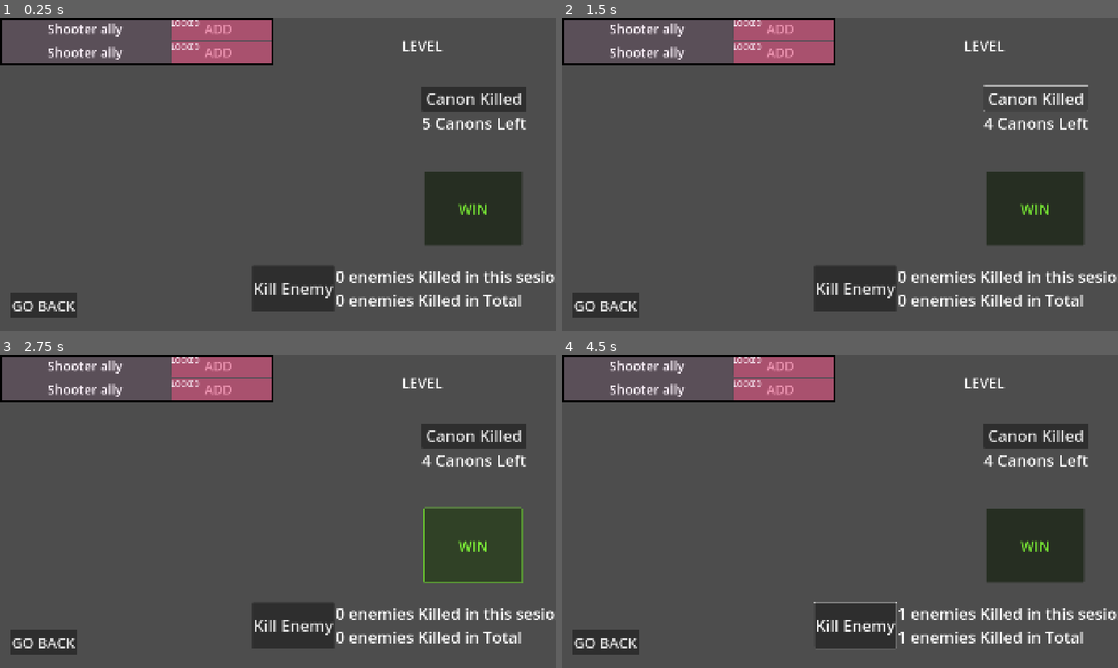
Above: before the commit, frames 1-4 (two rows, left to right).
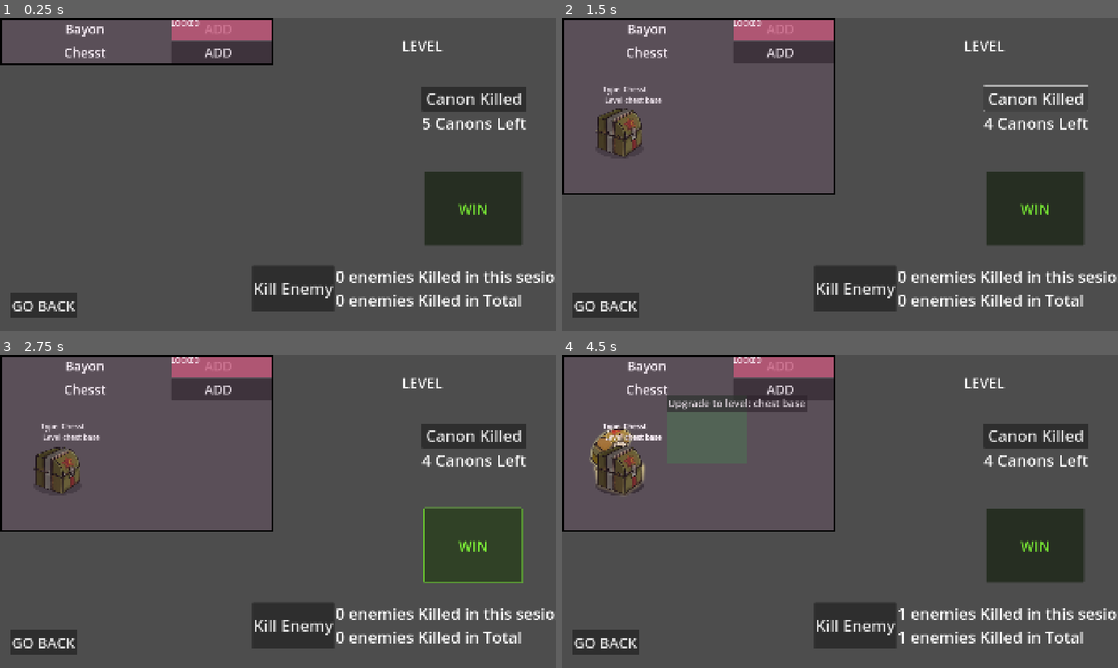
Above: after the commit, the same moments.

Repository: diablohumastudio/NvC-Data-Systems
Game: Godot game, scene res://screens/game/game.tscn
Same seed, same stepped clock (60 frames per second), same inputs: the game is played once before the commit and once after it. This scene is started directly instead of the project's main scene. The engine's default icon, where the game draws it, is replaced by a stand-in: a white triangle on a blue panel in a dark square.
Inputs (mouse positions are in pixels of both pictures, inside the frame that each line leads up to):
- Up to frame 1 (0.25 s): no input
- Up to frame 2 (1.5 s): click "ADD" at 0.5 s; click "Canon Killed" at 1.25 s
- Up to frame 3 (2.75 s): click "WIN" at 2 s
- Up to frame 4 (4.5 s): click "Kill Enemy" at 2.75 s; click "ADD" at 3.5 s; click (617, 452) at 4.27 s

The runs differ from the first frame. In frame 1, 1.8% of the frame differs, in the area x 8-49%, y 1-15%; in frame 2, 3.7%; in frame 3, 3.7%; in frame 4, 4.9%, in the area x 0-61%, y 1-94%.
Error before the commit: Invalid access to property or key 'ud_ally' on a base object of type 'Resource (Ally)'. (res://screens/game/allies_hud/ally_adder/ally_adder.gd:10)
Error after the commit: Invalid access to property or key 'id' on a base object of type 'Nil'. (res://screens/game/game.gd:23)

Commit message:
using new allies user_data structure in screens. some fixes in system to work: buyed_by_default property added; base level in ally and ud_ally

Diff:
--- a/data/game_characters/allies/res_data/data/bayonete_soldier.tres
+++ b/data/game_characters/allies/res_data/data/bayonete_soldier.tres
@@ -1,10 +1,10 @@
 [gd_resource type="Resource" script_class="Ally" load_steps=6 format=3 uid="uid://bxaddilaeyy62"]
 
 [ext_resource type="Script" uid="uid://ccntxav05c4k" path="res://data/game_characters/allies/res_data/model/ally.gd" id="1_i87kw"]
-[ext_resource type="Script" uid="uid://cp8n43lmapx8l" path="res://data/game_characters/allies/upgrades_data/model/ally_level.gd" id="1_m5mv6"]
+[ext_resource type="Resource" uid="uid://c4a462bjqt7xm" path="res://data/game_characters/allies/upgrades_data/data/shooter_ally/base_shot_lvl.tres" id="1_m5mv6"]
 [ext_resource type="PackedScene" uid="uid://oyoty7ffa6gl" path="res://game_characters_scenes/allies/shoter_ally/bayonet_soldier/bayonet_soldier.tscn" id="1_xbp7i"]
 [ext_resource type="Texture2D" uid="uid://clqhwebs0bq0b" path="res://data/game_characters/allies/res_data/assets/enemy_thumbnail_bayonet.png" id="2_xyo8g"]
-[ext_resource type="Resource" uid="uid://c4a462bjqt7xm" path="res://data/game_characters/allies/upgrades_data/data/shooter_ally/base_shot_lvl.tres" id="2_y5ttf"]
+[ext_resource type="Script" uid="uid://cp8n43lmapx8l" path="res://data/game_characters/allies/upgrades_data/model/ally_level.gd" id="2_y5ttf"]
 
 [resource]
 script = ExtResource("1_i87kw")
@@ -13,6 +13,7 @@
 description = ""
 thumbnail = ExtResource("2_xyo8g")
 price = 300
-levels = Array[ExtResource("1_m5mv6")]([ExtResource("2_y5ttf")])
+levels = Array[ExtResource("2_y5ttf")]([ExtResource("1_m5mv6")])
+base_level = ExtResource("1_m5mv6")
 scene = ExtResource("1_xbp7i")
 metadata/_custom_type_script = "uid://ccntxav05c4k"
--- a/data/game_characters/allies/res_data/data/chest.tres
+++ b/data/game_characters/allies/res_data/data/chest.tres
@@ -2,9 +2,9 @@
 
 [ext_resource type="PackedScene" uid="uid://cvxnbaukwbgs6" path="res://game_characters_scenes/allies/money_providers/chest/chest.tscn" id="1_01uh0"]
 [ext_resource type="Script" uid="uid://ccntxav05c4k" path="res://data/game_characters/allies/res_data/model/ally.gd" id="1_3idmb"]
-[ext_resource type="Script" uid="uid://cp8n43lmapx8l" path="res://data/game_characters/allies/upgrades_data/model/ally_level.gd" id="1_n82i4"]
+[ext_resource type="Resource" uid="uid://ds8e2vvrhqjod" path="res://data/game_characters/allies/upgrades_data/data/chest/base_chest_lvl.tres" id="1_n82i4"]
 [ext_resource type="Texture2D" uid="uid://fiodc4axyxnb" path="res://data/game_characters/allies/res_data/assets/chest_thumbnail.png" id="2_01uh0"]
-[ext_resource type="Resource" uid="uid://ds8e2vvrhqjod" path="res://data/game_characters/allies/upgrades_data/data/chest/base_chest_lvl.tres" id="2_rf7lw"]
+[ext_resource type="Script" uid="uid://cp8n43lmapx8l" path="res://data/game_characters/allies/upgrades_data/model/ally_level.gd" id="2_rf7lw"]
 [ext_resource type="Resource" uid="uid://dsn7841jog7ve" path="res://data/game_characters/allies/upgrades_data/data/chest/fast_chest_lvl_1.tres" id="3_b6l72"]
 [ext_resource type="Resource" uid="uid://c1t1j8g68rs8v" path="res://data/game_characters/allies/upgrades_data/data/chest/fast_chest_lvl_2.tres" id="4_q6p1n"]
 [ext_resource type="Resource" uid="uid://dilrj4gue60m" path="res://data/game_characters/allies/upgrades_data/data/chest/rich_chest_lvl_1.tres" id="5_mw216"]
@@ -16,6 +16,7 @@
 description = "sfdsfd"
 thumbnail = ExtResource("2_01uh0")
 price = 250
-levels = Array[ExtResource("1_n82i4")]([ExtResource("2_rf7lw"), ExtResource("3_b6l72"), ExtResource("4_q6p1n"), ExtResource("5_mw216")])
+levels = Array[ExtResource("2_rf7lw")]([ExtResource("1_n82i4"), ExtResource("3_b6l72"), ExtResource("4_q6p1n"), ExtResource("5_mw216")])
+base_level = ExtResource("1_n82i4")
 scene = ExtResource("1_01uh0")
 metadata/_custom_type_script = "uid://ccntxav05c4k"
--- a/data/game_characters/allies/res_data/model/ally.gd
+++ b/data/game_characters/allies/res_data/model/ally.gd
@@ -11,6 +11,7 @@
 @export var price: int
 
 @export var levels: Array[AllyLevel]
+@export var base_level: AllyLevel
 
 @export var scene: PackedScene
 
--- a/data/game_characters/allies/upgrades_data/data/chest/base_chest_lvl.tres
+++ b/data/game_characters/allies/upgrades_data/data/chest/base_chest_lvl.tres
@@ -1,16 +1,17 @@
 [gd_resource type="Resource" script_class="MoneyPrviderLevel" load_steps=3 format=3 uid="uid://ds8e2vvrhqjod"]
 
-[ext_resource type="Script" uid="uid://d3wt36dxybuoe" path="res://data/acs_system/conditions/model/condition.gd" id="1_v8yy6"]
-[ext_resource type="Script" uid="uid://bacha5qb1rbr" path="res://data/game_characters/allies/upgrades_data/model/money_provider_level.gd" id="1_xgg18"]
+[ext_resource type="Script" uid="uid://d3wt36dxybuoe" path="res://data/acs_system/conditions/model/condition.gd" id="1_o6li0"]
+[ext_resource type="Script" uid="uid://bacha5qb1rbr" path="res://data/game_characters/allies/upgrades_data/model/money_provider_level.gd" id="2_c8in0"]
 
 [resource]
-script = ExtResource("1_xgg18")
+script = ExtResource("2_c8in0")
 providing_speed = 100
 coin_value = 100
 level_id = "chest base"
 ally_id = 1
 unlockd_by_default = true
+buyed_by_default = true
 price = 100
-conditions = Array[ExtResource("1_v8yy6")]([])
+conditions = Array[ExtResource("1_o6li0")]([])
 initial_HP = 100
 metadata/_custom_type_script = "uid://bacha5qb1rbr"
--- a/data/game_characters/allies/upgrades_data/model/ally_level.gd
+++ b/data/game_characters/allies/upgrades_data/model/ally_level.gd
@@ -4,6 +4,7 @@
 @export var ally_id: Ally.IDs
 
 @export var unlockd_by_default: bool = false
+@export var buyed_by_default: bool = false
 @export var price: int
 
 @export var conditions: Array[Condition]
--- a/data/game_characters/allies/upgrades_data/model/ud_ally_level.gd
+++ b/data/game_characters/allies/upgrades_data/model/ud_ally_level.gd
@@ -29,5 +29,5 @@
 	for condition in conditions:
 		if !condition.is_fullfilled:
 			return
-	if unlocked:
+	if !unlocked:
 		unlocked = true
--- a/data/game_characters/allies/user_data/model/ud_ally.gd
+++ b/data/game_characters/allies/user_data/model/ud_ally.gd
@@ -3,3 +3,4 @@
 @export_storage var id : Ally.IDs
 
 @export_storage var ud_levels: Array[UDAllyLevel]
+@export_storage var base_level: AllyLevel
--- a/game_characters_scenes/allies/upgrade_popup/upgrade_popup.gd
+++ b/game_characters_scenes/allies/upgrade_popup/upgrade_popup.gd
@@ -9,8 +9,8 @@
 	_set_level_buttons()
 
 func _set_level_buttons():
-	for level in ally.ud_ally.levels_conditions:
-		if !ally.ud_ally.unlocked_levels.has(level.level_id): continue
+	for level in ally.levels:
+		if !level.get_saved_ud_ally_level().unlocked: continue
 
 		var new_upgrade_to_level_btn: Button = Button.new()
 		new_upgrade_to_level_btn.text = "Upgrade to level: " + level.level_id
--- a/global_systems/data_systems/user_data_system/user_data_system.gd
+++ b/global_systems/data_systems/user_data_system/user_data_system.gd
@@ -52,6 +52,7 @@
 			new_ud_ally_level.id = level.level_id
 			new_ud_ally_level.conditions = level.conditions
 			if level.unlockd_by_default: new_ud_ally_level.unlocked = true
+			if level.buyed_by_default: new_ud_ally_level.buyed = true
 			new_ud_ally.ud_levels.append(new_ud_ally_level)
 		ud_allies.append(new_ud_ally)
 	return ud_allies
@@ -163,8 +164,8 @@
 
 func get_ud_ally_level_by_id_in_ally(id: String, ally_id: Ally.IDs) -> UDAllyLevel:
 	var ud_ally: UDAlly = get_ud_ally_by_id(ally_id)
-	for ud_ally_level in ud_ally.levels as Array[UDAllyLevel]:
-		if ud_ally_level.level_id == id:
+	for ud_ally_level in ud_ally.ud_levels as Array[UDAllyLevel]:
+		if ud_ally_level.id == id:
 			return ud_ally_level
 	return null
 
--- a/screens/allies_market/allies_market.gd
+++ b/screens/allies_market/allies_market.gd
@@ -21,6 +21,7 @@
 func _on_present_unlocked_allies_button_pressed() -> void:
 	var text_to_present: String = ""
 	for ally in allies:
-		for ally_level in ally.ud_ally.unlocked_levels:
-			text_to_present = text_to_present + str(ally.ally_name) + "is_unloked" + "\n"
+		if !ally.get_saved_ud_ally(): continue
+		for ud_ally_level in ally.get_saved_ud_ally().ud_levels:
+			text_to_present = text_to_present + str(ud_ally_level.id) + (" is_unloked" if ud_ally_level.unlocked else " is locked") + "\n"
 	%PresentUnlockedAlliesLabel.text = text_to_present
--- a/screens/allies_market/ally_details_popup/ally_details_popup.gd
+++ b/screens/allies_market/ally_details_popup/ally_details_popup.gd
@@ -15,9 +15,9 @@
 func display_levels() -> void:
 	for child in %AllylevelsPresContainer.get_children():
 		child.queue_free()
-	for level in ally.ud_ally.levels_conditions:
+	for ally_level in ally.levels:
 		var new_level_presenter: AllyLevelPresenter = load("res://screens/allies_market/ally_details_popup/ally_level_presenter/ally_level_presenter.tscn").instantiate()
-		new_level_presenter.ally_level = level
+		new_level_presenter.ally_level = ally_level
 		if !new_level_presenter.level_buyed.is_connected(update_all_level_presenters):
 			new_level_presenter.level_buyed.connect(update_all_level_presenters)
 		%AllylevelsPresContainer.add_child(new_level_presenter)
--- a/screens/allies_market/ally_details_popup/ally_level_presenter/ally_level_presenter.gd
+++ b/screens/allies_market/ally_details_popup/ally_level_presenter/ally_level_presenter.gd
@@ -3,16 +3,15 @@
 signal level_buyed
 
 var ally_level: AllyLevel
-var ally: Ally
 
 func _ready() -> void:
 	if ally_level:
-		ally = DataFilesLoader.get_allies_from_res_file_by_id(ally_level.ally_id)
 		_update_visuals()
 
 func _update_visuals():
-	var is_level_unlocked: bool = ally.ud_ally.is_level_unlocked(ally_level.level_id)
-	var is_level_buyed: bool = ally.ud_ally.is_level_buyed(ally_level.level_id)
+	var ud_ally_level: UDAllyLevel = ally_level.get_saved_ud_ally_level()
+	var is_level_unlocked: bool = ud_ally_level.unlocked
+	var is_level_buyed: bool = ud_ally_level.buyed
 
 	%AllyLevelName.text = ally_level.level_id
 	%AllyLevelPrice.text = str(ally_level.price)
--- a/screens/game/allies_hud/ally_adder/ally_adder.gd
+++ b/screens/game/allies_hud/ally_adder/ally_adder.gd
@@ -7,8 +7,8 @@
 	if ally: set_visuals()
 
 func set_visuals():
-	var base_level_id: String = ally.ud_ally.base_level.level_id
-	var is_ally_unlocked: bool = ally.ud_ally.is_level_buyed(base_level_id)
+	var ud_ally: UDAlly = ally.get_saved_ud_ally()
+	var is_ally_unlocked: bool = ally.base_level.get_saved_ud_ally_level().buyed
 
 	%AllyTitle.text = ally.ally_name
 	%AddAllyBtn.disabled = true if !is_ally_unlocked else false
@@ -21,7 +21,7 @@
 	var sc_ally: ScAlly
 	sc_ally = ally.scene.instantiate()
 	sc_ally.ally = ally
-	sc_ally.level = ally.ud_ally.base_level
+	sc_ally.level = ally.base_level
 	sc_ally.position = Vector2(200, 270)
 	%AlliesContainer.add_child(sc_ally)
 	var new_color_rect: ColorRect = ColorRect.new()
Not shown: 2 places in data/game_characters/allies/upgrades_data/data/shooter_ally/base_shot_lvl.tres that only renumber resources
